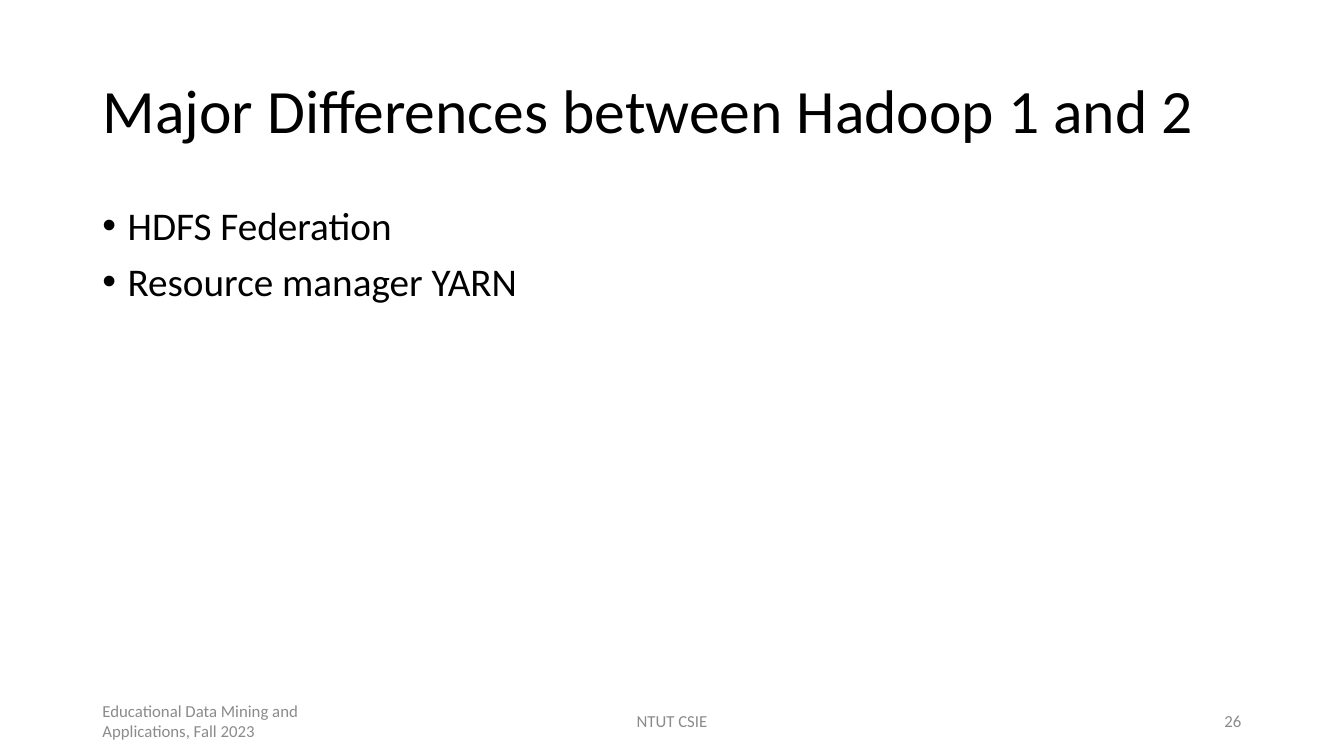
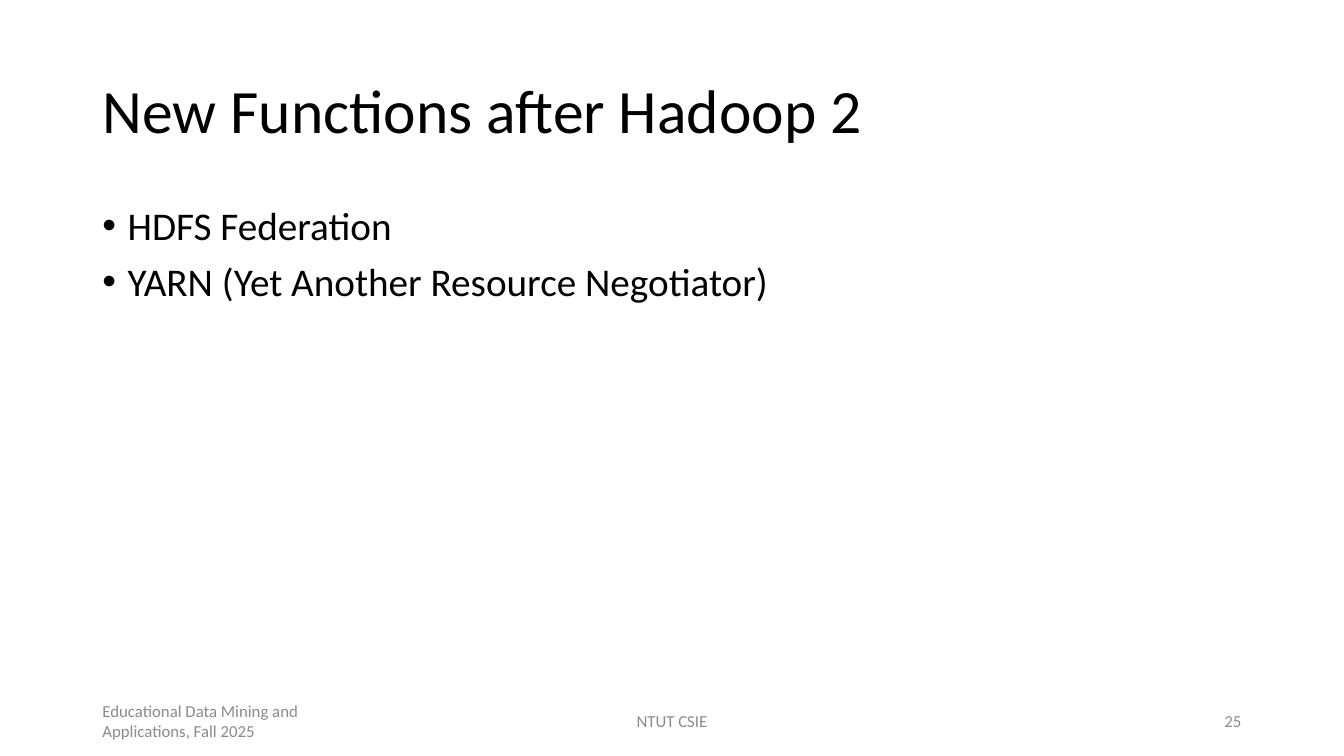
Before and after one commit to chriswjh/chriswjh.github.io, a slide deck: slide 25 of EDM/distributed_platforms.pptx (slide 26 before the commit). Drawn at 1344x756 pixels with LibreOffice and Linux fonts; fonts in the diff are those of the drawing. Boxes give left, top, right and bottom in pixels: in the first picture for what was removed or moved away, otherwise in the second. Text is boxed around its words. In the diff, an @@ line names an element or a change of style, - is before the commit and + after.

```diff
--- a/EDM/distributed_platforms.pptx
+++ b/EDM/distributed_platforms.pptx
@@ title at box(102, 90, 861, 143): text changed @@
-Major Differences between Hadoop 1 and 2
+New Functions after Hadoop 2
@@ text at box(128, 267, 768, 303): text changed @@
-• Resource manager YARN
+• YARN (Yet Another Resource Negotiator)
@@ text at box(102, 705, 298, 740): text changed @@
-Educational Data Mining and Applications, Fall 2023
+Educational Data Mining and Applications, Fall 2025
@@ page number at box(1224, 716, 1241, 727): text changed @@
-26
+25
```
Also in this commit, not shown: 44 other slides changed, 2 slides added, 1 other file.
